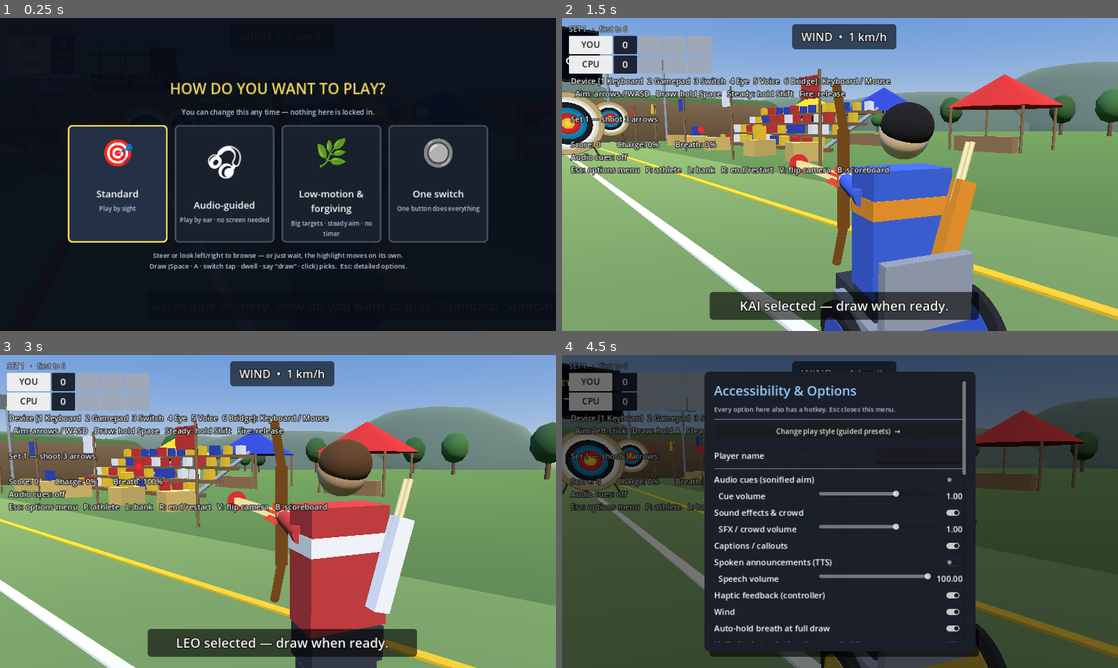
Above: before the commit, frames 1-4 (two rows, left to right).
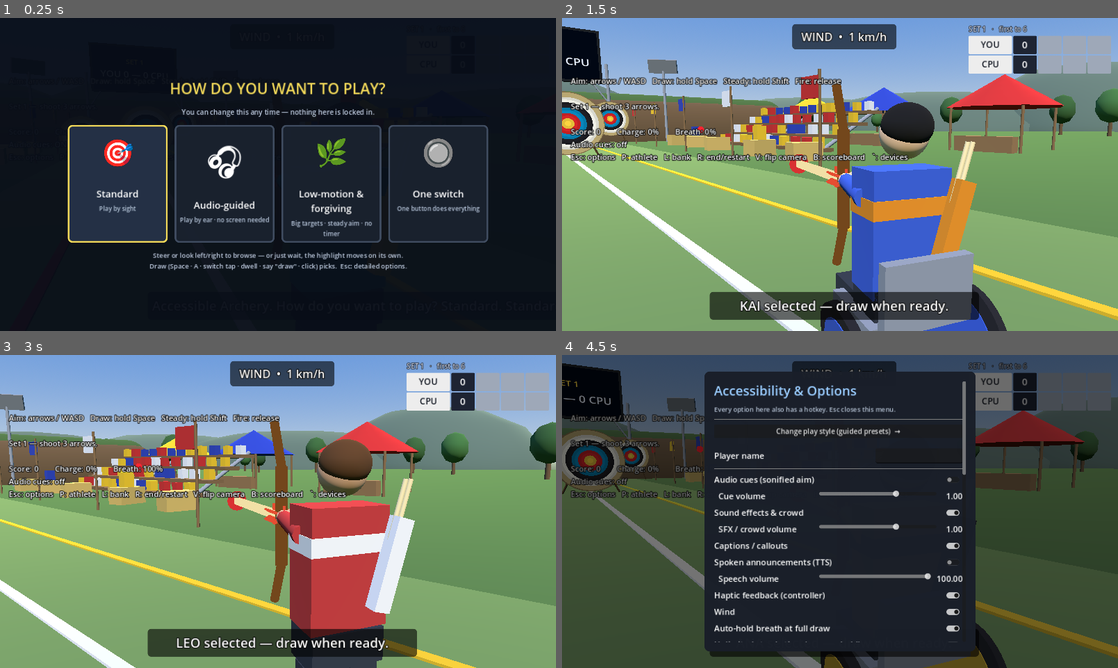
Above: after the commit, the same moments.

Repository: AbleGamers/AccessibleArchery
Game: Godot game, scene res://scenes/boot.tscn
Two runs of this game, one before a commit and one after it. Both use one fixed random seed, a clock stepped at 60 frames per second and the inputs below.
Inputs (mouse positions are in pixels of both pictures, inside the frame that each line leads up to):
- Up to frame 1 (0.25 s): no input
- Up to frame 2 (1.5 s): tap Enter at 0.5 s; move the mouse to (962, 158) at 0.52 s; hold D 0.53-1.25 s; tap P at 0.6 s; click (962, 158) at 0.67 s; drag from (728, 190) to (812, 237) at 1.27 s
- Up to frame 3 (3 s): tap Space (draw) at 2 s; move the mouse to (333, 442) at 2.02 s; hold D 2.03-2.75 s; tap Left (aim_left) at 2.1 s; click (333, 442) at 2.17 s; tap P at 2.3 s; drag from (250, 574) to (111, 464) at 2.77 s
- Up to frame 4 (4.5 s): tap Enter at 3.5 s; move the mouse to (1006, 558) at 3.52 s; hold A 3.53-4.25 s; tap Up (aim_up) at 3.6 s; click (1006, 558) at 3.67 s; tap P at 3.8 s; tap Escape at 4.15 s; click (917, 455) at 4.27 s; type "12" at 4.35 s

The runs differ from the first frame. In frame 2, 11% of the frame differs, in the area x 1-99%, y 2-51%; in frame 3, 12%; in frame 4, 4.9%.

Commit message:
UI pass: on-demand device switcher + camera-side scoreboards
Device chooser:
- The persistent 'Device [1..6]' HUD legend is gone — players pick
  their device up front in the play-style picker, so it no longer
  belongs on the always-on HUD.
- Backtick (`) opens a DeviceSwitcher overlay (playtest tool, top
  layer) that brings the 1-6 legend back on demand. Number keys only
  hot-swap the active device while it is open, gated via a new
  InputRouter.hotswap_enabled flag, so a stray number press during
  normal play can never change the device.
- HUD keybind row now advertises '`: devices'.

Scoreboards follow the camera:
- Both the always-on broadcast board and the leaderboard panel now sit
  on the same screen side as the over-the-shoulder camera (opposite the
  downrange targets) and flip live when the camera flips (V), so a board
  never covers the targets. AssistSettings.scoreboard_on_left() is the
  single source of truth. The broadcast board (a shrink-to-fit VBox) is
  positioned from its own content width; corner anchors proved
  unreliable for it.

Diff:
--- a/scripts/accessibility/assist_settings.gd
+++ b/scripts/accessibility/assist_settings.gd
@@ -362,3 +362,12 @@
 		InputScheme.BRIDGE:
 			return "External interface on UDP :9010 — see docs/AT_BRIDGE.md (try tools/at_bridge_demo.py)"
 	return ""
+
+## Which screen side the scoreboard overlays should sit on so they never cover
+## the downrange targets. The over-the-shoulder rig frames the targets on the
+## OPPOSITE side from the camera shoulder — camera on the right (camera_on_left
+## = false) puts the targets on the right — so the boards ride the side the
+## camera is on, and flip with it (V / the options menu). Verified in-game
+## against both camera sides.
+func scoreboard_on_left() -> bool:
+	return not camera_on_left
--- a/scripts/input/input_router.gd
+++ b/scripts/input/input_router.gd
@@ -44,9 +44,17 @@
 	register_adapter(VoiceAdapter.new())
 	register_adapter(BridgeAdapter.new())
 
+## Number-key device hot-swap is a playtest affordance, not a shipping control
+## (players choose their device up front in the play-style picker). It stays off
+## until the on-screen device switcher is opened (backtick), so a stray number
+## press during normal play can never change the active device.
+var hotswap_enabled: bool = false
+
 func _process(_delta: float) -> void:
-	# Let the player hot-swap the active device. In a shipping build this lives
-	# in an accessibility menu; here it is on number keys for quick testing.
+	if not hotswap_enabled:
+		return
+	# Let the player hot-swap the active device — only while the device switcher
+	# overlay is open (see DeviceSwitcher / main.gd's backtick toggle).
 	if Input.is_action_just_pressed("scheme_keyboard"):
 		AssistSettings.set_input_scheme(AssistSettings.InputScheme.KEYBOARD_MOUSE)
 	elif Input.is_action_just_pressed("scheme_gamepad"):
--- a/scripts/main.gd
+++ b/scripts/main.gd
@@ -27,6 +27,7 @@
 var _venue: MeadowRange
 var _select: CharacterSelect
 var _playstyle: PlaystyleSelect
+var _device_switcher: DeviceSwitcher
 var _sfx: SfxSystem
 var _attract: AttractMode
 var _prev_match_phase: int = MatchManager.Phase.PLAYER_TURN
@@ -123,6 +124,11 @@
 	# straight away on later launches / at a configured booth station.
 	_select = CharacterSelect.new()
 	add_child(_select)
+
+	# Playtest device switcher (backtick). Hidden by default; players pick their
+	# device up front, so the number-key chooser is no longer a persistent HUD.
+	_device_switcher = DeviceSwitcher.new()
+	add_child(_device_switcher)
 
 	# "How do you want to play?" — first-run accessibility-preset picker. Shown
 	# once (before athlete select) so a new player sets up their experience and a
@@ -170,6 +176,8 @@
 				_select.open()
 		KEY_ESCAPE:   # open / close the accessibility & options menu
 			_menu.toggle()
+		KEY_QUOTELEFT:   # backtick — playtest device switcher (press 1-6 to swap)
+			_device_switcher.toggle()
 
 func _bank_score() -> void:
 	if _name_prompt.is_open():
@@ -428,8 +436,7 @@
 	# The broadcast scoreboard (top-left) now shows set/arrow scores; this panel
 	# keeps the device/controls help and run totals for testing.
 	var lines := PackedStringArray([
-		"Device [1 Keyboard  2 Gamepad  3 Switch  4 Eye  5 Voice  6 Bridge]: %s" % AssistSettings.scheme_label(),
-		"  %s" % AssistSettings.controls_hint(),
+		AssistSettings.controls_hint(),
 		"",
 		_match.message if _match != null else "",
 		"",
@@ -437,6 +444,6 @@
 			int(round(_charge * 100.0)),
 			int(round((_controller.breath_fraction() if _controller != null else 1.0) * 100.0))],
 		"Audio cues: %s" % ("ON" if AssistSettings.audio_cues_enabled else "off"),
-		"Esc: options menu   P: athlete   L: bank   R: end/restart   V: flip camera   B: scoreboard",
+		"Esc: options   P: athlete   L: bank   R: end/restart   V: flip camera   B: scoreboard   `: devices",
 	])
 	_hud.text = "\n".join(lines)
--- a/scripts/ui/broadcast_scoreboard.gd
+++ b/scripts/ui/broadcast_scoreboard.gd
@@ -9,14 +9,15 @@
 var _set_label: Label
 var _you_cells: Array[Label] = []   # [set points, arrow1, arrow2, arrow3]
 var _cpu_cells: Array[Label] = []
+var _root: VBoxContainer
 
 func _ready() -> void:
 	layer = 9
 
-	var root := VBoxContainer.new()
-	root.position = Vector2(16, 14)
-	root.add_theme_constant_override("separation", 4)
-	add_child(root)
+	_root = VBoxContainer.new()
+	_root.add_theme_constant_override("separation", 4)
+	add_child(_root)
+	var root := _root
 
 	_set_label = Label.new()
 	_set_label.add_theme_font_size_override("font_size", 16)
@@ -33,6 +34,23 @@
 
 	_build_row(grid, "YOU", _you_cells)
 	_build_row(grid, "CPU", _cpu_cells)
+
+	_apply_side.call_deferred()   # after the VBox has a laid-out size
+	AssistSettings.changed.connect(_apply_side)
+	get_viewport().size_changed.connect(_apply_side)
+
+# Sit on the safe screen side (opposite the downrange targets) so the board
+# never covers them; flips live when the camera flips (V). The board is a
+# shrink-to-fit VBox, so it is positioned by hand from its own content width
+# (corner anchors + grow proved unreliable for a Container this small).
+func _apply_side() -> void:
+	if _root == null or not is_inside_tree():
+		return
+	_root.set_anchors_preset(Control.PRESET_TOP_LEFT)
+	var view_w := _root.get_viewport().get_visible_rect().size.x
+	var board_w := _root.get_combined_minimum_size().x
+	var x := 16.0 if AssistSettings.scoreboard_on_left() else view_w - board_w - 16.0
+	_root.position = Vector2(x, 14.0)
 
 ## Rebuild cell contents from the current match state.
 func refresh(m: MatchManager) -> void:
--- /dev/null
+++ b/scripts/ui/device_switcher.gd
@@ -0,0 +1,91 @@
+extends CanvasLayer
+class_name DeviceSwitcher
+## Playtest-only device switcher. Players pick their device up front in the
+## play-style picker, so the running game no longer shows a persistent "press
+## 1-6 for a device" legend. This overlay brings that legend back on demand:
+## the backtick (`) key toggles it, and only while it is open do the number
+## keys hot-swap the active scheme (gated via InputRouter.hotswap_enabled).
+##
+## It exists so a playtester can rapidly compare devices on one station without
+## the number-key chooser cluttering the HUD or firing by accident.
+
+const ROWS := [
+	[KEY_1, "1", "Keyboard / Mouse"],
+	[KEY_2, "2", "Gamepad"],
+	[KEY_3, "3", "Single Switch"],
+	[KEY_4, "4", "Eye Tracking"],
+	[KEY_5, "5", "Voice"],
+	[KEY_6, "6", "AT Bridge (UDP)"],
+]
+
+var _current_label: Label
+
+func _ready() -> void:
+	layer = 30   # a playtest tool: above every overlay (selects, options menu)
+	visible = false
+	_build_ui()
+	AssistSettings.changed.connect(_refresh_current)
+
+func is_open() -> bool:
+	return visible
+
+func toggle() -> void:
+	if visible:
+		close()
+	else:
+		open()
+
+func open() -> void:
+	visible = true
+	InputRouter.hotswap_enabled = true
+	_refresh_current()
+
+func close() -> void:
+	visible = false
+	InputRouter.hotswap_enabled = false
+
+func _build_ui() -> void:
+	# Centred card so it reads as a deliberate playtest tool, not part of the HUD.
+	var panel := PanelContainer.new()
+	panel.set_anchors_preset(Control.PRESET_CENTER)
+	panel.grow_horizontal = Control.GROW_DIRECTION_BOTH
+	panel.grow_vertical = Control.GROW_DIRECTION_BOTH
+	var sb := StyleBoxFlat.new()
+	sb.bg_color = Color(0.04, 0.05, 0.09, 0.94)
+	sb.set_corner_radius_all(12)
+	sb.set_content_margin_all(22)
+	sb.set_border_width_all(2)
+	sb.border_color = Color(1.0, 0.85, 0.25, 0.7)
+	panel.add_theme_stylebox_override("panel", sb)
+	add_child(panel)
+
+	var vb := VBoxContainer.new()
+	vb.add_theme_constant_override("separation", 10)
+	panel.add_child(vb)
+
+	vb.add_child(_line("DEVICE SWITCHER · playtest", 24, Color(1.0, 0.85, 0.25)))
+	vb.add_child(_line("Press a number to swap the active input device:", 17, Color(0.82, 0.88, 0.98)))
+
+	var grid := GridContainer.new()
+	grid.columns = 2
+	grid.add_theme_constant_override("h_separation", 12)
+	grid.add_theme_constant_override("v_separation", 4)
+	vb.add_child(grid)
+	for row in ROWS:
+		grid.add_child(_line(row[1], 20, Color(1.0, 0.9, 0.5)))
+		grid.add_child(_line(row[2], 20, Color(0.92, 0.95, 1.0)))
+
+	_current_label = _line("", 18, Color(0.6, 0.95, 0.7))
+	vb.add_child(_current_label)
+	vb.add_child(_line("` (backtick) closes this overlay", 15, Color(0.7, 0.75, 0.82)))
+
+func _refresh_current() -> void:
+	if _current_label != null:
+		_current_label.text = "Active: %s" % AssistSettings.scheme_label()
+
+func _line(text: String, font_size: int, color: Color) -> Label:
+	var l := Label.new()
+	l.text = text
+	l.add_theme_font_size_override("font_size", font_size)
+	l.add_theme_color_override("font_color", color)
+	return l
--- a/scripts/ui/scoreboard_panel.gd
+++ b/scripts/ui/scoreboard_panel.gd
@@ -8,11 +8,13 @@
 var _current_label: Label
 var _match_label: Label
 var _list_label: Label
+var _panel: PanelContainer
 
 func _ready() -> void:
 	layer = 8
 	_build_ui()
 	Leaderboard.updated.connect(_refresh_list)
+	AssistSettings.changed.connect(_apply_side)
 	_refresh_list()
 
 func set_current(score: int) -> void:
@@ -25,12 +27,7 @@
 
 func _build_ui() -> void:
 	var panel := PanelContainer.new()
-	panel.anchor_left = 1.0
-	panel.anchor_right = 1.0
-	panel.offset_left = -360.0
-	panel.offset_right = -16.0
-	panel.offset_top = 70.0
-	panel.grow_horizontal = Control.GROW_DIRECTION_BEGIN
+	_panel = panel
 	var sb := StyleBoxFlat.new()
 	sb.bg_color = Color(0.05, 0.06, 0.10, 0.92)
 	sb.set_corner_radius_all(10)
@@ -51,6 +48,28 @@
 	_list_label = _label("", 22, Color(0.85, 0.90, 1.0))
 	vb.add_child(_list_label)
 
+	_apply_side()
+
+# Sit on the same safe side as the broadcast board (opposite the targets),
+# below it so the two never overlap; flips with the camera (V).
+func _apply_side() -> void:
+	if _panel == null:
+		return
+	const WIDTH := 344.0
+	if AssistSettings.scoreboard_on_left():
+		_panel.anchor_left = 0.0
+		_panel.anchor_right = 0.0
+		_panel.offset_left = 16.0
+		_panel.offset_right = 16.0 + WIDTH
+		_panel.grow_horizontal = Control.GROW_DIRECTION_END
+	else:
+		_panel.anchor_left = 1.0
+		_panel.anchor_right = 1.0
+		_panel.offset_left = -(16.0 + WIDTH)
+		_panel.offset_right = -16.0
+		_panel.grow_horizontal = Control.GROW_DIRECTION_BEGIN
+	_panel.offset_top = 120.0   # clears the broadcast board stacked above it
+
 func _refresh_list() -> void:
 	if _list_label == null:
 		return
Not shown, added: scripts/ui/device_switcher.gd.uid
